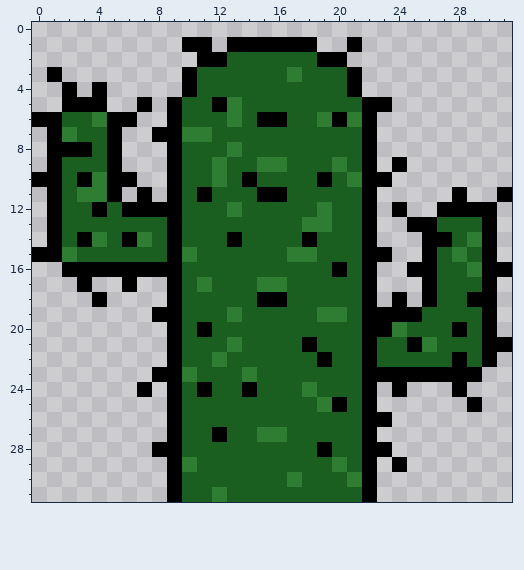
A pixel-art sprite gets an edit: Images/Obstacles/cactus1.png. The picture above was drawn from the file before the commit.
The file is 32x32 pixels. Colours within 5 levels of each other are drawn and written as one.
The same view after the edit:
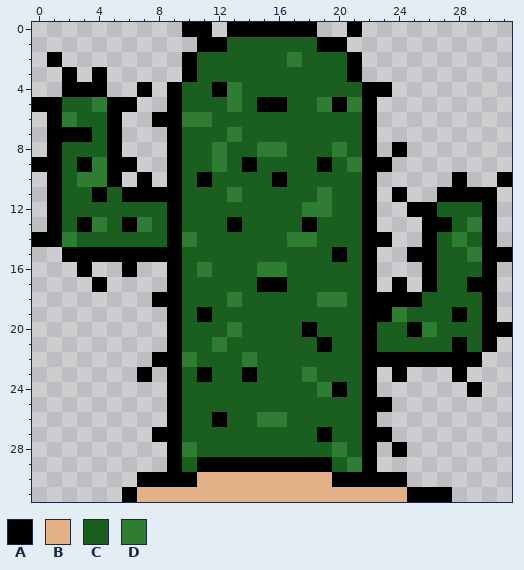
Palette (. is transparent): A #000000  B #e3b187  C #1a5e20  D #2e7d32
Edits made:
@@ x 0..31 @@
- 0 ................................
- 1 ..........AA.AAAAAA..A..........
- 2 ...........AACCCCCCAA...........
- 3 .A........ACCCCCCDCCCA..........
- 4 ..A.A.....ACCCCCCCCCCA..........
- 5 ..AAA..A.ACCADCCCCCCCCAA........
- 6 AACCDAA..ACCCDCAACCDADA.........
- 7 .ADCCA..AADDCCCCCCCCCCA.........
- 8 .AAACA...ACCCDCCCCCCCCA.........
- 9 .ACCCA...ACCDCCDDCCCDCA.A.......
-10 AACADAA..ACCDCACCCCACDAA........
-11 .ACDDA.A.ACACCCAACCCCCA.....A..A
-12 .ACCACAAAACCCDCCCCCDCCA.A..AAAA.
-13 .ACCCCCCCACCCCCCCCDDCCA..AACCCA.
-14 .ACADCADCACCCACCCCACCCA...AACDA.
-15 AADCCCCCCADCCCCCCDDCCCAA..ACDCA.
-16 ..AAAAAAAACCCCCCCCCCACA..AACCDAA
-17 ...A..A..ACDCCCDDCCCCCA...ACCCA.
-18 ....A....ACCCCCAACCCCCA.A.ACCAA.
-19 ........AACCCDCCCCCDDCAAAACCCCA.
-20 .........ACACCCCCCCCCCAADCCCACA.
-21 .........ACCCDCCCCACCCACCADCCCAA
-22 .........ACCDCCCCCCACCACCCCCACA.
-23 ........AADCCCDCCCCCCCAAAAAAAA..
-24 .......A.ACACCACCCDCCCA.A...A...
-25 .........ACCCCCCCCCDACA......A..
-26 .........ACCCCCCCCCCCCAA........
-27 .........ACCACCDDCCCCCA.........
-28 ........AACCCCCCCCCACCAA........
-29 .........ADCCCCCCCCCDCA.A.......
-30 .........ACCCCCCCDCCCDA.........
-31 .........ACCDCCCCCCCCCA.........
+ 0 ..........AA.AAAAAA..A..........
+ 1 ...........AACCCCCCAA...........
+ 2 .A........ACCCCCCDCCCA..........
+ 3 ..A.A.....ACCCCCCCCCCA..........
+ 4 ..AAA..A.ACCADCCCCCCCCAA........
+ 5 AACCDAA..ACCCDCAACCDADA.........
+ 6 .ADCCA..AADDCCCCCCCCCCA.........
+ 7 .AAACA...ACCCDCCCCCCCCA.........
+ 8 .ACCCA...ACCDCCDDCCCDCA.A.......
+ 9 AACADAA..ACCDCACCCCACDAA........
+10 .ACDDA.A.ACACCCCACCCCCA.....A..A
+11 .ACCACAAAACCCDCCCCCDCCA.A..AAAA.
+12 .ACCCCCCCACCCCCCCCDDCCA..AACCCA.
+13 .ACADCADCACCCACCCCACCCA...AACDA.
+14 AADCCCCCCADCCCCCCDDCCCAA..ACDCA.
+15 ..AAAAAAAACCCCCCCCCCACA..AACCDAA
+16 ...A..A..ACDCCCDDCCCCCA...ACCCA.
+17 ....A....ACCCCCAACCCCCA.A.ACCAA.
+18 ........AACCCDCCCCCDDCAAAACCCCA.
+19 .........ACACCCCCCCCCCAADCCCACA.
+20 .........ACCCDCCCCACCCACCADCCCAA
+21 .........ACCDCCCCCCACCACCCCCACA.
+22 ........AADCCCDCCCCCCCAAAAAAAA..
+23 .......A.ACACCACCCDCCCA.A...A...
+24 .........ACCCCCCCCCDACA......A..
+25 .........ACCCCCCCCCCCCAA........
+26 .........ACCACCDDCCCCCA.........
+27 ........AACCCCCCCCCACCAA........
+28 .........ADCCCCCCCCCDCA.A.......
+29 .........ACAAAAAAAAACDA.........
+30 .......AAAABBBBBBBBBAAAAA.......
+31 ......ABBBBBBBBBBBBBBBBBBAAA....
Pixel boxes of the changes (left, top, right, bottom) in both pictures:
changed: (32, 22, 512, 502)
